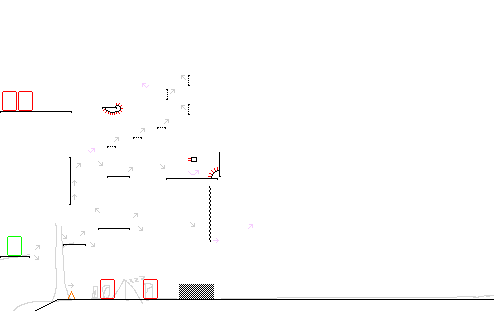
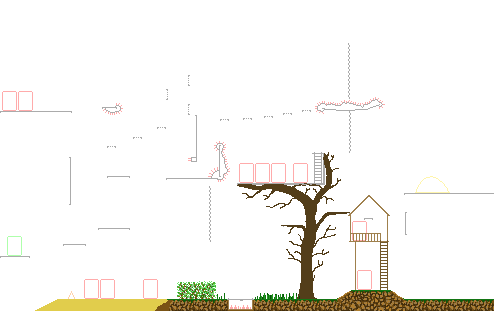
Before/after of a w=494, h=311 layered artwork. What changed in the layer stack:
added layer "Слой 4" above "Слой 3" over [35, 152, 494, 311]
hid "Слой 3", painted on it over [34, 75, 253, 288]
"Слой 2": opacity 100% → 33%, painted on it over [0, 43, 494, 311]
hid "Слой 1" over [0, 223, 494, 311]
